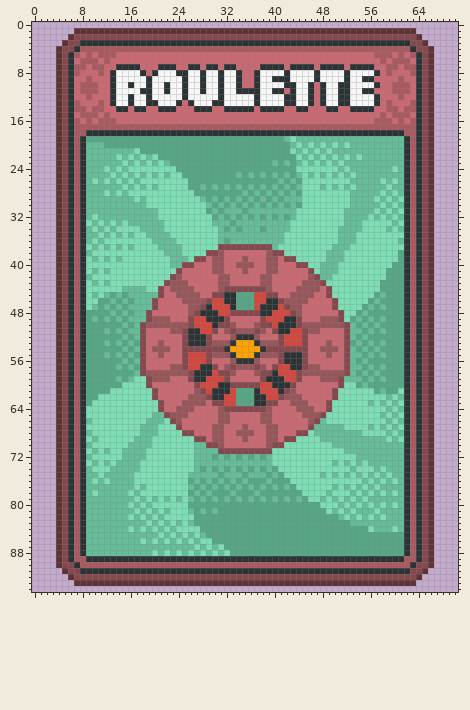
Pixel-art file -- assets/gamblejoker.aseprite. That is the earlier state.
71x95 pixels, 1 frame.
Once edited:
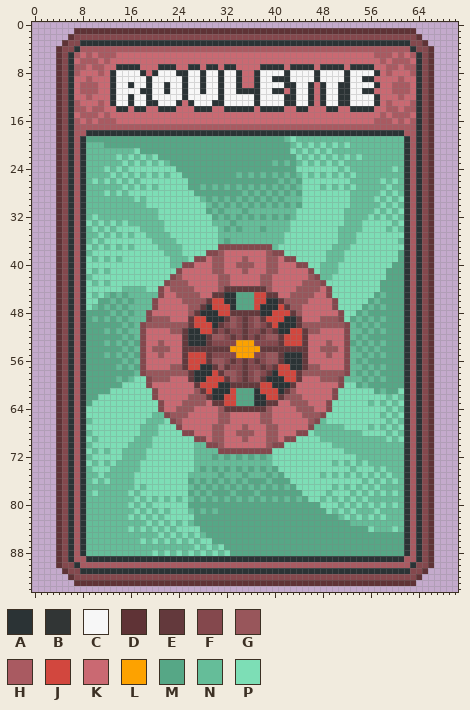
Palette (. is transparent): A #2b3335  B #313535  C #f7f7f7  D #5f3336  E #63393c  F #84484d  G #98565b  H #a95a61  J #d2473e  K #ca6972  L #fda200  M #56a786  N #65bd99  P #7ddeb6
The exact change:
--- layer "roulete #2"
@@ x 23..47 @@
 43 GGGKKKKKGGKKKKKGGKKKKKGGG
-44 GGGGKKKKGFFFFFFFGKKKKGGGG
-45 KGGGGKKFFAAMMMJJFFKKGGGGK
-46 KKGGGGFJJAAMMMJJAAFGGGGKK
-47 KKKGGFAJJJAMMMJAAAJFGGKKK
-48 KKKGFAAAJJFFFFFAAJJJFGKKK
-49 KKKFJJAAAFKKKKKFJJJAAFKKK
-50 GGGFJJJAFFGKKKGFFJAAAFGGG
-51 GGFAAJJFKGFGGGFGKFAAJJFGG
-52 KKFAAAFKKKGBBBGKKKFJJJFKK
-53 KKFAAAFGGGBLLLBGGGFJJJFKK
-54 KKFFFFFFFBLLLLLBFFFFFFFKK
-55 KKFJJJFGGGBLLLBGGGFAAAFKK
-56 KKFJJJFKKKGBBBGKKKFAAAFKK
-57 GGFJJAAFKGFGGGFGKFJJAAFGG
-58 GGGFAAAJFFGKKKGFFAJJJFGGG
-59 KKKFAAJJJFKKKKKFAAAJJFKKK
-60 KKKKFJJJAAFFFFFJJAAAFKKKK
-61 KKKKGFJAAAJMMMAJJJAFGKKKK
-62 KKKGGGFAAJJMMMAAJJFGGGKKK
-63 KKGGGGKFFJJMMMAAFFKKGGGKK
-64 KGGGKKKKGFFFFFFFGKKKKGGGK
+44 GGGGKKKKGEEEEEEEGKKKKGGGG
+45 KGGGGKKEEAAMMMJJEEKKGGGGK
+46 KKGGGGEJJAAMMMJJAAEGGGGKK
+47 KKKGGEAJJJAMMMJAAAJEGGKKK
+48 KKKGEAAAJJEEEEEAAJJJEGKKK
+49 KKKEJJAAAEGFEFGEJJJAAEKKK
+50 GGGEJJJAEFGFEFGFEJAAAEGGG
+51 GGEAAJJEFEFFEFFEFEAAJJEGG
+52 KKEAAAEGGFEFEFEFGGEJJJEKK
+53 KKEAAAEFFFFLLLFFFFEJJJEKK
+54 KKEEEEEEEELLLLLEEEEEEEEKK
+55 KKEJJJEFFFFLLLFFGGEAAAEKK
+56 KKEJJJEGGFEFEFEFGGEAAAEKK
+57 GGEJJAAEGEFFEFFEFEJJAAEGG
+58 GGGEAAAJEGGFEFGFEAJJJEGGG
+59 KKKEAAJJJEGFEFGEAAAJJEKKK
+60 KKKKEJJJAAEEEEEJJAAAEKKKK
+61 KKKKGEJAAAJMMMAJJJAEGKKKK
+62 KKKGGGEAAJJMMMAAJJEGGGKKK
+63 KKGGGGKEEJJMMMAAEEKKGGGKK
+64 KGGGKKKKGEEEEEEEGKKKKGGGK
 65 GGGKKKKKGGKKKKKGGKKKKKGGG
Pixel boxes of the changes (left, top, right, bottom) in both pictures:
changed: (182, 286, 308, 412)
